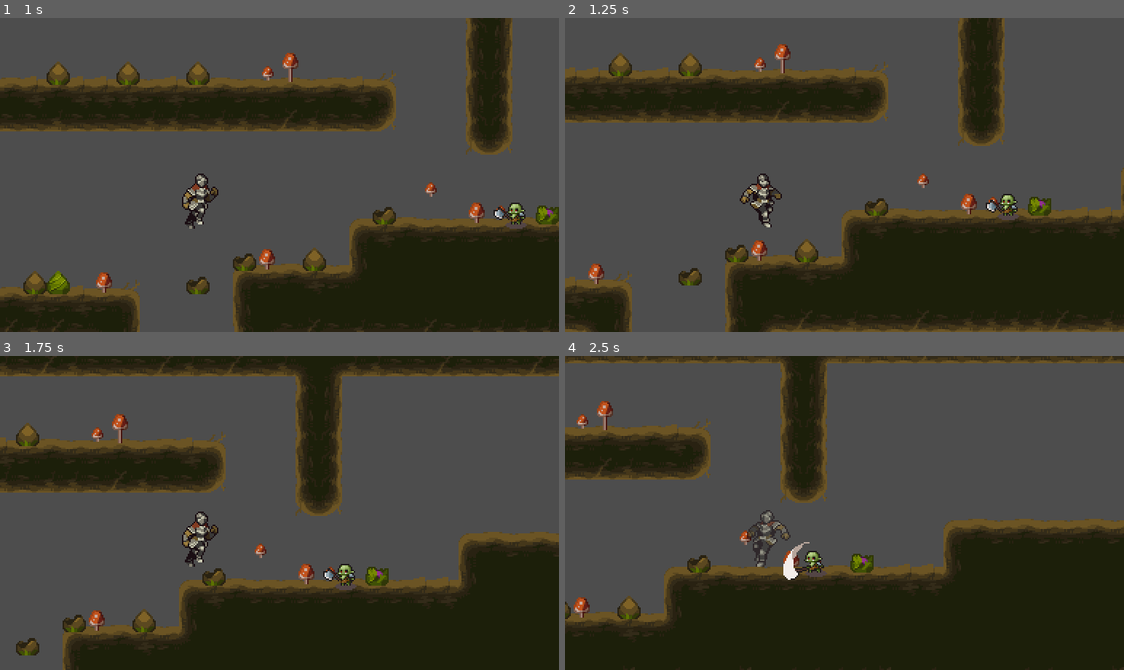
Above: before the commit, frames 1-4 (two rows, left to right).
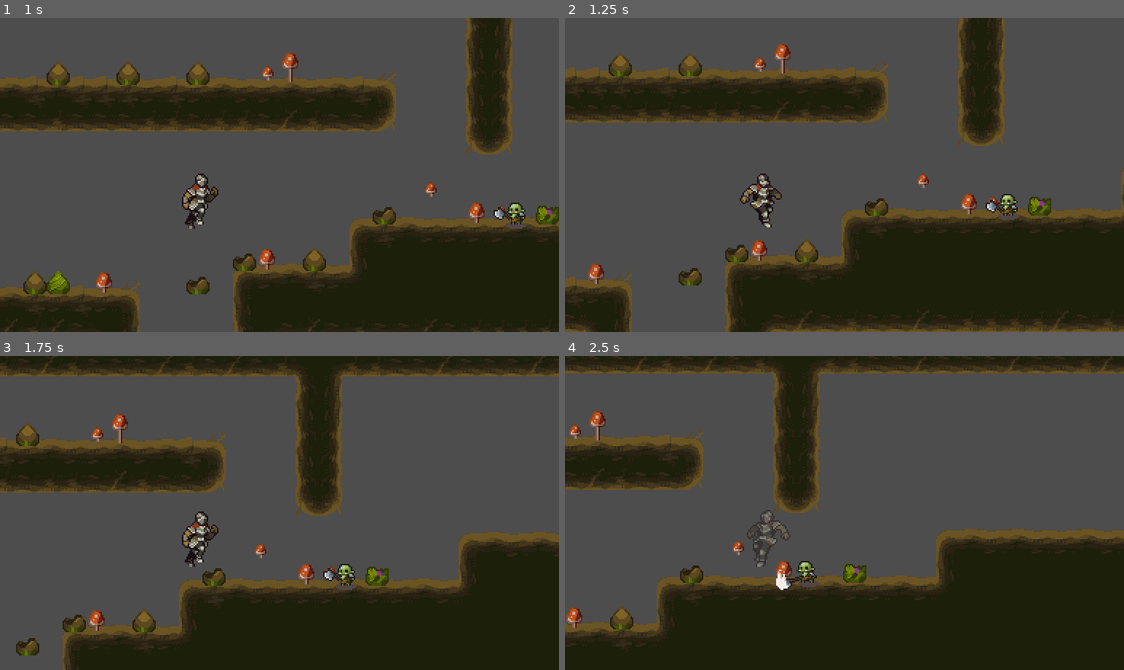
Above: after the commit, the same moments.

Repository: whateverdjump/Godot-courageLegend-
Game: Godot game, scene res://Scene/scene_first.tscn
Same seed, same stepped clock (60 frames per second), same inputs: the game is played once before the commit and once after it.
Inputs:
- Up to frame 1 (1 s): hold D (move_right) from 0.53 s (still down); tap J (attack) at 0.6 s; tap Space (jump) at 0.77 s
- Up to frame 2 (1.25 s): keep holding D (move_right)
- Up to frame 3 (1.75 s): keep holding D (move_right); tap J (attack) at 1.35 s; tap Space (jump) at 1.52 s
- Up to frame 4 (2.5 s): release D (move_right) at 2.03 s; hold A (move_left) from 2.03 s (still down); tap J (attack) at 2.1 s

Frame 1 is identical in both runs. In frame 2, less than 0.1% of the frame differs, in the area x 92-98%, y 60-66%; in frame 3, less than 0.1%; in frame 4, 18%, in the area x 0-100%, y 0-90%.

Commit message:
add: 添加了敌人受到攻击的效果; 但是在受到攻击期间再次攻击会进入卡在当前状态效果(待修复)

Diff:
--- a/Enemy/enemy.gd
+++ b/Enemy/enemy.gd
@@ -19,8 +19,10 @@
 			await ready
 		character.scale.x = v
 
+@export var acceleration: float = 2000.0
 
 func move(speed: float, delta: float) -> void:
-	velocity.x = speed * presend_dir
+	velocity.x = move_toward(velocity.x, speed * presend_dir, acceleration * delta)
+	# velocity.x = speed * presend_dir
 	velocity.y += gravity * delta
 	move_and_slide()
--- a/Enemy/goblin.gd
+++ b/Enemy/goblin.gd
@@ -7,38 +7,47 @@
 @onready var attack_ray_cast: RayCast2D = $Character/AttackRayCast
 @onready var attack_interval_timer: Timer = $attackIntervalTimer
 @onready var animation_player: AnimationPlayer = $AnimationPlayer
-
+@onready var stats: Node = $Stats
 enum State {
 	IDLE,
 	WALK,
 	RUN,
 	ATTACK1,
-	ATTACK2
+	ATTACK2,
+	HURT,
+	DEATH
 }
 
-
+var pending_demage: Demage
 var getLastDir := 1.0
 
 const MOVE_SPEED := 150.0
 const CAN_ATTACK := [State.ATTACK1, State.ATTACK2]
+const KNOCKBACK_AMOUNT := 300.0
 
 func tick_physics(state: State, delta: float) -> void:
 	match state:
-		State.IDLE:
+		State.IDLE, State.HURT, State.DEATH:
 			move(0, delta)
 		State.WALK:
 			move(MOVE_SPEED/3, delta)
 		State.RUN:
-			move(MOVE_SPEED, delta)
 			if player_ray_cast.is_colliding():
 				see_player_timer.start()
 			if not floor_ray_cast.is_colliding() or wall_ray_cast.is_colliding():
 				presend_dir *= -1
+			move(MOVE_SPEED, delta)
 
 func get_next_state(state: State) -> int:
+
 	if attack_ray_cast.is_colliding() and not state in CAN_ATTACK and attack_interval_timer.time_left == 0:
 		attack_interval_timer.start()
 		return State.ATTACK1
+	if pending_demage:
+		print('状态', state, pending_demage)
+		return State.HURT
+	if stats.health == 0:
+		return State.DEATH
 
 	match state:
 		State.IDLE:
@@ -64,6 +73,10 @@
 		State.ATTACK2:
 			if not animation_player.is_playing():
 				return State.IDLE
+		State.HURT:
+			if not animated_sprite_2d.is_playing():
+				return State.RUN
+
 	return state
 
 func change_state(form: State, to: State) -> void:
@@ -83,7 +96,26 @@
 			animation_player.play("attack1")
 		State.ATTACK2:
 			animation_player.play("attack2")
+		State.HURT:
+			animated_sprite_2d.play("hurt")
+			stats.health -= pending_demage.amount
+			var retreat_dir = pending_demage.source.global_position.direction_to(global_position)
+			velocity = retreat_dir * KNOCKBACK_AMOUNT
 
+			if retreat_dir.x > 0:
+				presend_dir = direction.LEFT
+			else:
+				presend_dir = direction.RIGHT
+			pending_demage = null
+
+		State.DEATH:
+			animation_player.play("death")
+
+func die() -> void:
+	print('死完了')
+	queue_free()
 
 func _on_hurtbox_hurt(hitbox: Hitbox) -> void:
-	print('Ouch!!!哥布林被',hitbox.owner.name, '击中了')
+	pending_demage = Demage.new()
+	pending_demage.amount = 1
+	pending_demage.source = hitbox.owner
--- a/Enemy/goblin.tscn
+++ b/Enemy/goblin.tscn
@@ -1,10 +1,11 @@
-[gd_scene load_steps=47 format=3 uid="uid://c15x2io4mu5hh"]
+[gd_scene load_steps=57 format=3 uid="uid://c15x2io4mu5hh"]
 
 [ext_resource type="PackedScene" uid="uid://indqiyswokfh" path="res://Enemy/enemy.tscn" id="1_d11op"]
 [ext_resource type="Script" uid="uid://cnkwlscsedkg0" path="res://Enemy/goblin.gd" id="2_kd538"]
 [ext_resource type="Texture2D" uid="uid://bbv1wqqhn1g2p" path="res://Assets/Mod/Orc.png" id="2_ohj34"]
 [ext_resource type="Script" uid="uid://ikyvo503wanu" path="res://Classes/Hurtbox.gd" id="4_8x8dd"]
 [ext_resource type="Script" uid="uid://jc2u7rl0oo75" path="res://Classes/Hitbox.gd" id="5_omsqc"]
+[ext_resource type="Script" uid="uid://ci5lsmpstgrm2" path="res://Classes/Stats.gd" id="6_gq0f6"]
 
 [sub_resource type="AtlasTexture" id="AtlasTexture_hqnwv"]
 atlas = ExtResource("2_ohj34")
@@ -53,6 +54,38 @@
 [sub_resource type="AtlasTexture" id="AtlasTexture_mjyfn"]
 atlas = ExtResource("2_ohj34")
 region = Rect2(500, 300, 100, 100)
+
+[sub_resource type="AtlasTexture" id="AtlasTexture_bt0jq"]
+atlas = ExtResource("2_ohj34")
+region = Rect2(0, 500, 100, 100)
+
+[sub_resource type="AtlasTexture" id="AtlasTexture_tqv47"]
+atlas = ExtResource("2_ohj34")
+region = Rect2(100, 500, 100, 100)
+
+[sub_resource type="AtlasTexture" id="AtlasTexture_8l4an"]
+atlas = ExtResource("2_ohj34")
+region = Rect2(200, 500, 100, 100)
+
+[sub_resource type="AtlasTexture" id="AtlasTexture_47lx5"]
+atlas = ExtResource("2_ohj34")
+region = Rect2(300, 500, 100, 100)
+
+[sub_resource type="AtlasTexture" id="AtlasTexture_gspqe"]
+atlas = ExtResource("2_ohj34")
+region = Rect2(0, 400, 100, 100)
+
+[sub_resource type="AtlasTexture" id="AtlasTexture_xys2i"]
+atlas = ExtResource("2_ohj34")
+region = Rect2(100, 400, 100, 100)
+
+[sub_resource type="AtlasTexture" id="AtlasTexture_q28j1"]
+atlas = ExtResource("2_ohj34")
+region = Rect2(200, 400, 100, 100)
+
+[sub_resource type="AtlasTexture" id="AtlasTexture_ti5o2"]
+atlas = ExtResource("2_ohj34")
+region = Rect2(300, 400, 100, 100)
 
 [sub_resource type="AtlasTexture" id="AtlasTexture_kd538"]
 atlas = ExtResource("2_ohj34")
@@ -189,6 +222,40 @@
 "loop": false,
 "name": &"attack2",
 "speed": 5.0
+}, {
+"frames": [{
+"duration": 1.0,
+"texture": SubResource("AtlasTexture_bt0jq")
+}, {
+"duration": 1.0,
+"texture": SubResource("AtlasTexture_tqv47")
+}, {
+"duration": 1.0,
+"texture": SubResource("AtlasTexture_8l4an")
+}, {
+"duration": 1.0,
+"texture": SubResource("AtlasTexture_47lx5")
+}],
+"loop": false,
+"name": &"death",
+"speed": 10.0
+}, {
+"frames": [{
+"duration": 1.0,
+"texture": SubResource("AtlasTexture_gspqe")
+}, {
+"duration": 1.0,
+"texture": SubResource("AtlasTexture_xys2i")
+}, {
+"duration": 1.0,
+"texture": SubResource("AtlasTexture_q28j1")
+}, {
+"duration": 1.0,
+"texture": SubResource("AtlasTexture_ti5o2")
+}],
+"loop": false,
+"name": &"hurt",
+"speed": 10.0
 }, {
 "frames": [{
 "duration": 1.0,
@@ -411,11 +478,55 @@
 "values": [true, false, true]
 }
 
+[sub_resource type="Animation" id="Animation_gq0f6"]
+resource_name = "death"
+length = 0.4
+step = 0.1
+tracks/0/type = "value"
+tracks/0/imported = false
+tracks/0/enabled = true
+tracks/0/path = NodePath("Character/AnimatedSprite2D:animation")
+tracks/0/interp = 1
+tracks/0/loop_wrap = true
+tracks/0/keys = {
+"times": PackedFloat32Array(0),
+"transitions": PackedFloat32Array(1),
+"update": 1,
+"values": [&"death"]
+}
+tracks/1/type = "value"
+tracks/1/imported = false
+tracks/1/enabled = true
+tracks/1/path = NodePath("Character/AnimatedSprite2D:frame")
+tracks/1/interp = 1
+tracks/1/loop_wrap = true
+tracks/1/keys = {
+"times": PackedFloat32Array(0, 0.1, 0.2, 0.3),
+"transitions": PackedFloat32Array(1, 1, 1, 1),
+"update": 1,
+"values": [0, 1, 2, 3]
+}
+tracks/2/type = "method"
+tracks/2/imported = false
+tracks/2/enabled = true
+tracks/2/path = NodePath(".")
+tracks/2/interp = 1
+tracks/2/loop_wrap = true
+tracks/2/keys = {
+"times": PackedFloat32Array(0.4),
+"transitions": PackedFloat32Array(1),
+"values": [{
+"args": [],
+"method": &"die"
+}]
+}
+
 [sub_resource type="AnimationLibrary" id="AnimationLibrary_47lx5"]
 _data = {
 &"RESET": SubResource("Animation_8l4an"),
 &"attack1": SubResource("Animation_bt0jq"),
-&"attack2": SubResource("Animation_tqv47")
+&"attack2": SubResource("Animation_tqv47"),
+&"death": SubResource("Animation_gq0f6")
 }
 
 [node name="Goblin" instance=ExtResource("1_d11op")]
@@ -435,7 +546,7 @@
 
 [node name="PlayerRayCast" type="RayCast2D" parent="Character" index="3"]
 position = Vector2(0, -3)
-target_position = Vector2(40, 0)
+target_position = Vector2(57, 0)
 collision_mask = 2
 
 [node name="AttackRayCast" type="RayCast2D" parent="Character" index="4"]
@@ -483,4 +594,9 @@
 &"": SubResource("AnimationLibrary_47lx5")
 }
 
+[node name="Stats" type="Node" parent="." index="6"]
+script = ExtResource("6_gq0f6")
+max_health = 5.0
+metadata/_custom_type_script = "uid://ci5lsmpstgrm2"
+
 [connection signal="hurt" from="Character/Hurtbox" to="." method="_on_hurtbox_hurt"]
--- a/Player/player.gd
+++ b/Player/player.gd
@@ -9,6 +9,7 @@
 @onready var animation_player: AnimationPlayer = $AnimationPlayer
 @onready var attack_timer: Timer = $AttackTimer
 @onready var stats: Stats = $Stats
+@onready var ineffective_timer: Timer = $IneffectiveTimer
 
 enum State {
 	IDLE,
@@ -48,33 +49,35 @@
 func tick_physics(state: State, delta: float) -> void:
 	match state:
 		State.IDLE:
-			move(gravity, delta)
+			move(gravity, delta, true)
 		State.RUN:
-			move(gravity, delta)
+			move(gravity, delta, true)
 		State.JUMP:
-			move(gravity, delta)
+			move(gravity, delta, true)
 		State.JUMPFALLINBETWEEN, State.FALL:
-			move(gravity, delta)
+			move(gravity, delta, true)
 		State.WALLSLIDE:
-			slide(SLIDE_SPEED, delta)
+			slide(SLIDE_SPEED, delta, false)
 		State.WALLJUMP:
-			move(gravity, delta)
+			move(gravity, delta, true)
 		State.HIT:
-			move(gravity, delta)
+			move(gravity, delta, false)
 
-func move(gravity: float, delta: float) -> void:
+func move(gravity: float, delta: float, isMove: bool) -> void:
 	var dir = Input.get_axis("move_left","move_right")
 	var ACCELERATION := FLOOR_ACCELERATION if is_on_floor() else AIR_ACCELERATION
 	if dir:
 		character.scale.x = dir
-	velocity.x = move_toward(velocity.x, MOVE_SPEED * dir, ACCELERATION * delta)
+	if isMove:
+		velocity.x = move_toward(velocity.x, MOVE_SPEED * dir, ACCELERATION * delta)
 	velocity.y += gravity * delta
 	move_and_slide()
-func slide(gravity: float, delta: float) -> void:
+func slide(gravity: float, delta: float, isMove: bool) -> void:
 	var dir = Input.get_axis("move_left","move_right")
 	if dir:
 		character.scale.x = -dir
-	velocity.x = MOVE_SPEED * dir
+	if isMove:
+		velocity.x = MOVE_SPEED * dir
 	if state_ststem.awaitTimer < 0.5:
 		velocity.y += gravity
 	else:
@@ -126,6 +129,9 @@
 				return State.WALLJUMP
 			if is_on_floor():
 				return State.IDLE
+			if state_ststem.awaitTimer > 0 and not back_wall_raycast.is_colliding():
+				return State.IDLE
+
 		State.WALLJUMP:
 			if is_on_floor():
 				return State.IDLE
@@ -173,14 +179,13 @@
 			stats.health -= pending_demage.amount
 			var retreat_dir = pending_demage.source.global_position.direction_to(global_position)
 
-			#velocity = retreat_dir * KNOCKBACK_AMOUNT
-			velocity = Vector2(-109, -100)
-
-			print('击打别人后返回的坐标', velocity)
+			velocity = retreat_dir * KNOCKBACK_AMOUNT
 			pending_demage = null
 
 func _on_hurtbox_hurt(hitbox: Hitbox) -> void:
+	if ineffective_timer.time_left > 0:
+		return
+	ineffective_timer.start()
 	pending_demage = Demage.new()
 	pending_demage.amount = 1
 	pending_demage.source = hitbox.owner
-	print('啊!!我被击中了!!!',pending_demage.source)
--- a/Player/player.tscn
+++ b/Player/player.tscn
@@ -487,7 +487,7 @@
 
 [sub_resource type="Animation" id="Animation_wvbyc"]
 resource_name = "attack1"
-length = 0.4
+length = 0.35
 step = 0.1
 tracks/0/type = "value"
 tracks/0/imported = false
@@ -520,7 +520,7 @@
 tracks/2/interp = 1
 tracks/2/loop_wrap = true
 tracks/2/keys = {
-"times": PackedFloat32Array(0, 0.100045, 0.4),
+"times": PackedFloat32Array(0, 0.100045, 0.346894),
 "transitions": PackedFloat32Array(1, 1, 1),
 "update": 1,
 "values": [true, false, true]
@@ -629,12 +629,12 @@
 animation = &"attack1"
 
 [node name="WallRaycast" type="RayCast2D" parent="Character"]
-position = Vector2(3, -14)
+position = Vector2(3, 15)
 target_position = Vector2(7, 0)
 
 [node name="BackWallRaycast" type="RayCast2D" parent="Character"]
-position = Vector2(-1, -14)
-target_position = Vector2(-9, 0)
+position = Vector2(-5, 15)
+target_position = Vector2(-6, 0)
 
 [node name="Hitbox" type="Area2D" parent="Character"]
 collision_layer = 0
@@ -683,6 +683,9 @@
 wait_time = 0.2
 one_shot = true
 
+[node name="IneffectiveTimer" type="Timer" parent="."]
+one_shot = true
+
 [node name="Stats" type="Node" parent="."]
 script = ExtResource("14_gu6f8")
 metadata/_custom_type_script = "uid://ci5lsmpstgrm2"
--- a/Scene/scene_first.tscn
+++ b/Scene/scene_first.tscn
@@ -268,7 +268,7 @@
 [node name="TileMap" type="Node2D" parent="."]
 
 [node name="TileMapLayer" type="TileMapLayer" parent="TileMap"]
-tile_map_data = PackedByteArray("AAAaAA0AAAADAAQAAAAaAAwAAAA …(4216 unchanged characters)… dAAsAAAACAAMAAAAdAAoAAAADAAIAAAAdAAkAAAACAAAAAAAcAAsAAAADAAIAAAAcAAoAAAACAAMAAAAcAAkAAAACAAAAAAAbAAsAAAABAAIAAAAbAAoAAAABAAIAAAAb …(10594 unchanged characters)…
+tile_map_data = PackedByteArray("AAAaAA0AAAADAAQAAAAaAAwAAAA …(4216 unchanged characters)… dAAsAAAACAAMAAAAdAAoAAAADAAIAAAAdAAkAAAABAAAAAAAcAAsAAAADAAIAAAAcAAoAAAACAAMAAAAcAAkAAAADAAAAAAAbAAsAAAABAAIAAAAbAAoAAAABAAIAAAAb …(10594 unchanged characters)…
 tile_set = SubResource("TileSet_vftaf")
 
 [node name="Grass" type="TileMapLayer" parent="TileMap"]
--- a/StateSystem.gd
+++ b/StateSystem.gd
@@ -1,6 +1,7 @@
 class_name StateStstem
 extends Node2D
 
+var status_same := -1
 var state_value := -1:
 	set(v):
 		if state_value == v:
--- a/project.godot
+++ b/project.godot
@@ -19,8 +19,8 @@
 
 window/size/viewport_width=384
 window/size/viewport_height=216
-window/size/window_width_override=384
-window/size/window_height_override=216
+window/size/window_width_override=1152
+window/size/window_height_override=648
 window/stretch/mode="viewport"
 window/vsync/vsync_mode=0
 
